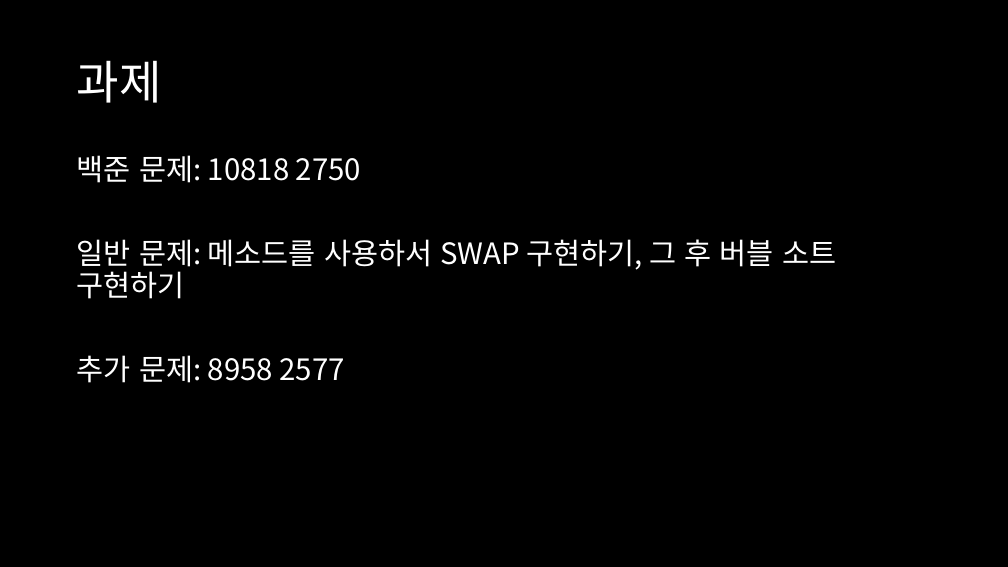
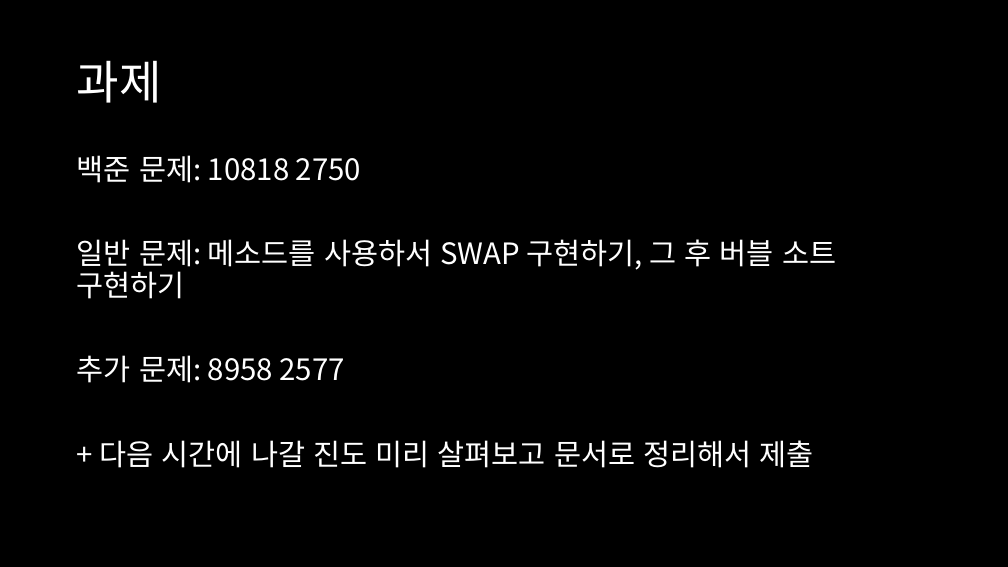
Before and after one commit to kjh99660/Study_powerpoint, a slide deck: slide 29 of c# 스터디 3주 차.pptx (slide 28 before the commit). Drawn at 1008x567 pixels with LibreOffice and Linux fonts; fonts in the diff are those of the drawing; background and template pictures are left out. Boxes give left, top, right and bottom in pixels: in the first picture for what was removed or moved away, otherwise in the second. Text is boxed around its words. In the diff, an @@ line names an element or a change of style, - is before the commit and + after.

```diff
--- a/c# 스터디 3주 차.pptx
+++ b/c# 스터디 3주 차.pptx
@@ text at (x1=100, y1=440, x2=814, y2=468): paragraph added @@
++ 다음 시간에 나갈 진도 미리 살펴보고 문서로 정리해서 제출
```
Also in this commit, not shown: 1 other slide changed, 1 slide added, 2 other files.
